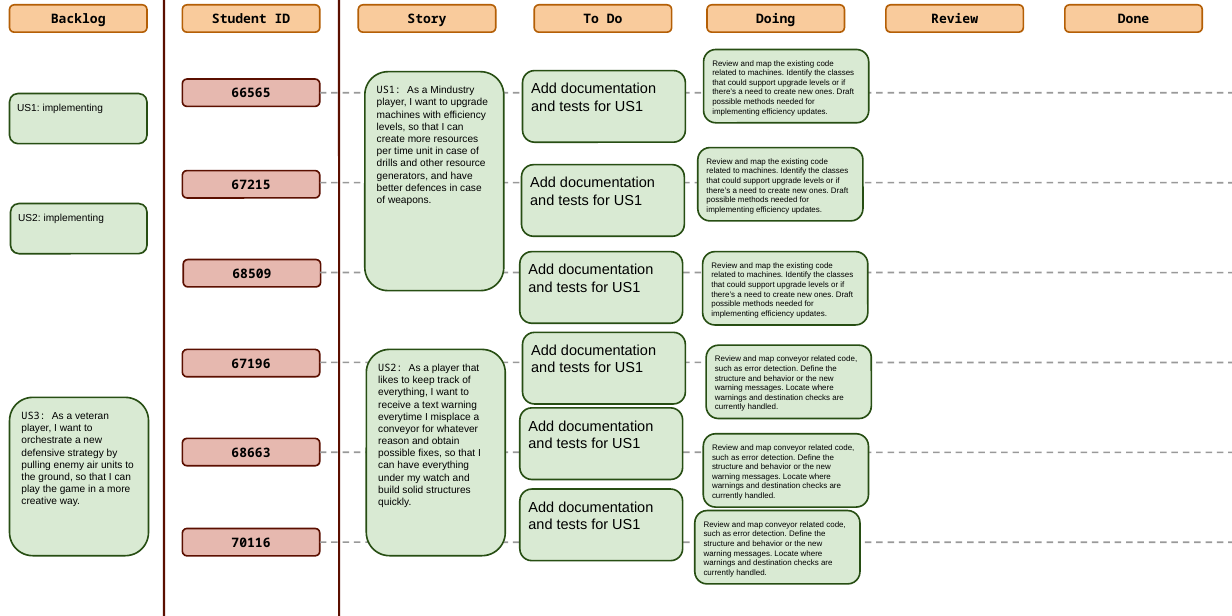
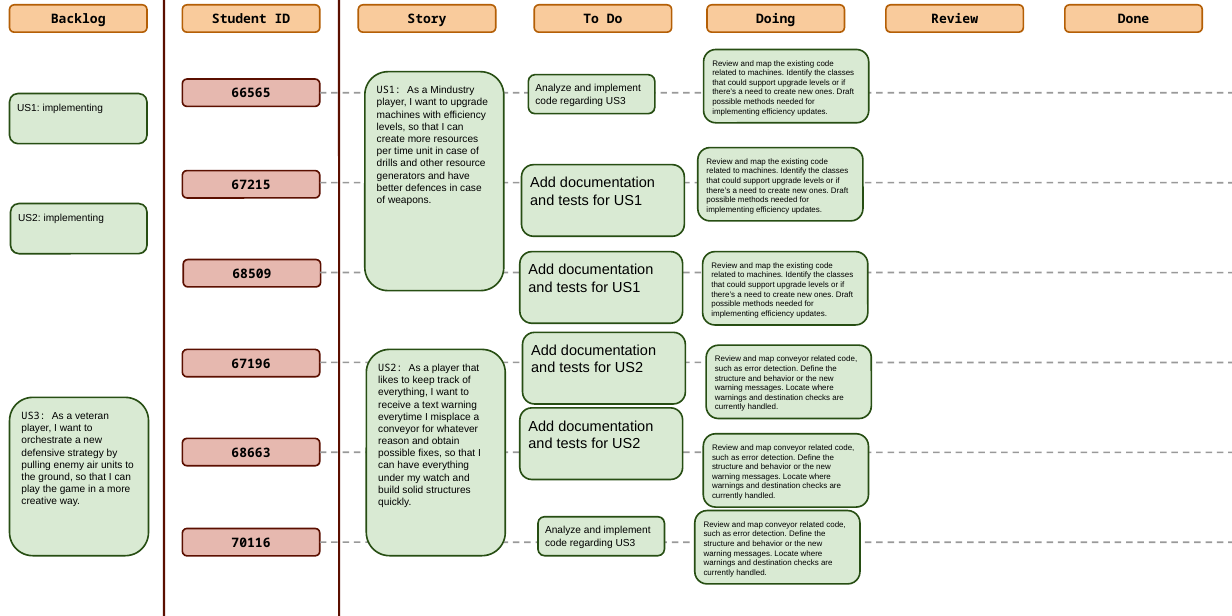
Before and after one commit to Ricardogb19/SE2526_66565_67196_67215_68509_68663_70116, a slide deck: slide 19 of SE202526/Management/Scrum Board.pptx. Drawn at 1232x616 pixels with LibreOffice and Linux fonts; fonts in the diff are those of the drawing. Boxes give left, top, right and bottom in pixels: in the first picture for what was removed or moved away, otherwise in the second. Text is boxed around its words. In the diff, an @@ line names an element or a change of style, - is before the commit and + after.

Commit message:
[SCRUM MASTER] Updated all the documents regarding Sprint 5. This concludes this sprint.

```diff
--- a/SE202526/Management/Scrum Board.pptx
+++ b/SE202526/Management/Scrum Board.pptx
@@ text in rounded rectangle at bbox=[377, 85, 488, 205]: text changed @@
-US1: As a Mindustry player, I want to upgrade machines with efficiency levels, so that I can create more resources per time unit in case of drills and other resource generators, and have better defences in case of weapons.
+US1: As a Mindustry player, I want to upgrade machines with efficiency levels, so that I can create more resources per time unit in case of drills and other resource generators and have better defences in case of weapons.
@@ rounded rectangle removed at bbox=[523, 70, 685, 142] @@
-Add documentation and tests for US1
@@ rounded rectangle added at bbox=[528, 75, 655, 114], fill #D9EAD3, outline #274E13 2.25 pt, 14 pt, text #000000 @@
+Analyze and implement code regarding US3
@@ text in rounded rectangle at bbox=[531, 344, 656, 372]: text changed @@
-Add documentation and tests for US1
+Add documentation and tests for US2
@@ text in rounded rectangle at bbox=[528, 420, 653, 448]: text changed @@
-Add documentation and tests for US1
+Add documentation and tests for US2
@@ rounded rectangle removed at bbox=[520, 489, 683, 561] @@
-Add documentation and tests for US1
@@ rounded rectangle added at bbox=[538, 517, 665, 556], fill #D9EAD3, outline #274E13 2.25 pt, 14 pt, text #000000 @@
+Analyze and implement code regarding US3
```
Also in this commit, not shown: 1 other slide changed, 1 slide added, 9 other files.
